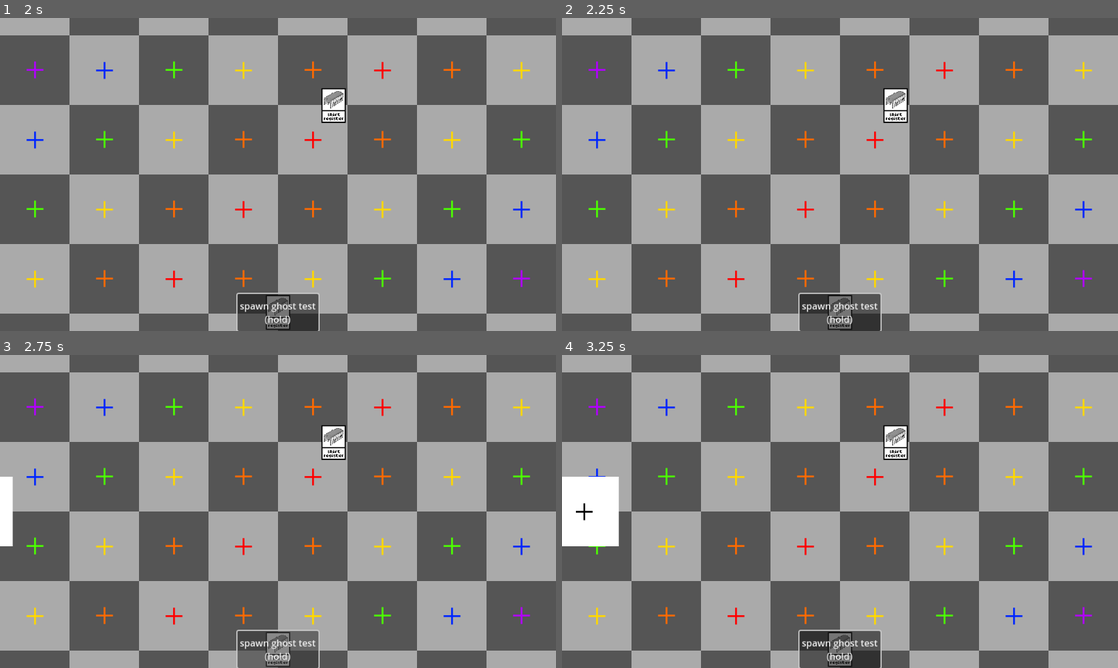
Above: before the commit, frames 1-4 (two rows, left to right).
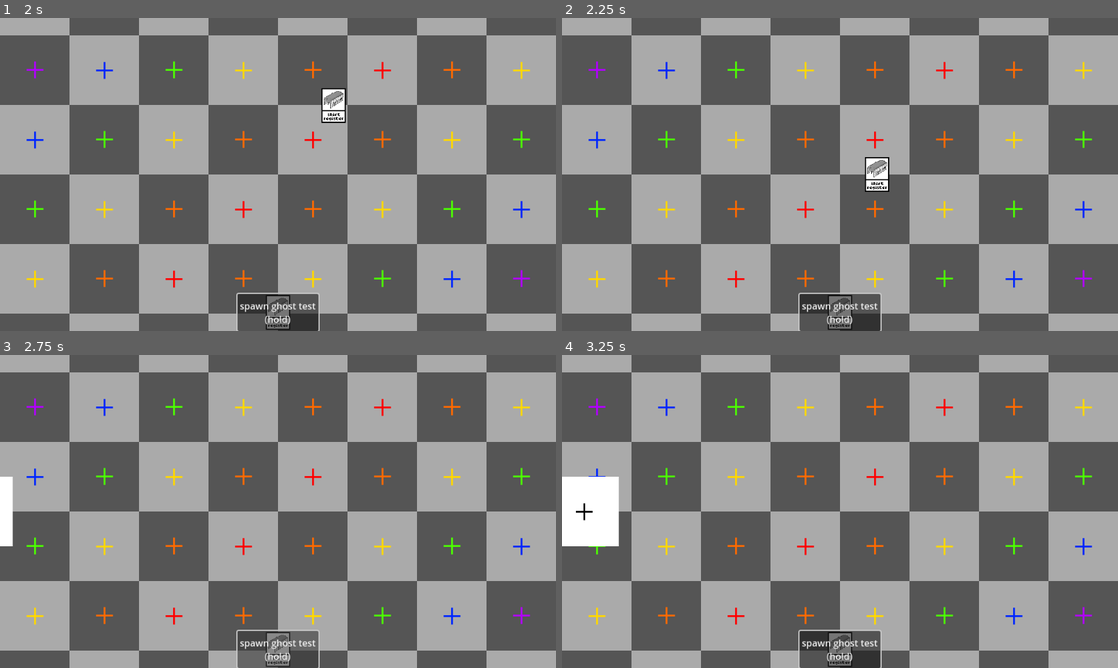
Above: after the commit, the same moments.

Repository: NobleMetalLabs/the-genesis-gambit
Game: Godot game, scene res://scn/tests/test.tscn
The game is run twice, just before and just after one commit, with the same random seed, the same clock (stepped at 60 frames per second) and the same inputs.
Inputs (mouse positions are in pixels of both pictures, inside the frame that each line leads up to):
- Up to frame 1 (2 s): click "spawn ghost test (hold)" at 0.5 s; drag from (278, 312) to (333, 105) at 1.27 s
- Up to frame 2 (2.25 s): drag from (895, 105) to (840, 312) at 2.02 s
- Up to frame 3 (2.75 s): no input
- Up to frame 4 (3.25 s): move the mouse to (895, 442) at 2.77 s; hold Shift from 2.78 s (still down); click (895, 442) at 2.92 s; tap F (ui_inspect, bound only after the commit) at 3.05 s

Frame 1 is identical in both runs. In frame 2, 0.9% of the frame differs, in the area x 54-63%, y 22-56%; in frame 3, 0.5%; in frame 4, 0.5%.

Commit message:
Create card inspection panel UI

Diff:
--- a/ast/cards/ShiftRegister.gd
+++ b/ast/cards/ShiftRegister.gd
@@ -1,9 +1,10 @@
 extends CardLogic
 
 func _init() -> void:
-	super({
+	description = "When played, shift the board in a random direction."
+	event_handlers = {
 		"on_placement" : print_funny_to_console
-	})
+	}
 
-func print_funny_to_console(data : Dictionary) -> void:
+func print_funny_to_console(_data : Dictionary) -> void:
 	print("Funny")
--- a/ast/cards/ShiftRegister.tres
+++ b/ast/cards/ShiftRegister.tres
@@ -8,8 +8,8 @@
 script = ExtResource("1_o3x3c")
 id = 0
 name = "Shift Register"
-description = ""
 image = ExtResource("1_v7l0a")
+type = "Thingie"
 rarity = "Common"
 cost = 0
 hp = 0
--- /dev/null
+++ b/ast/ui/BodyLabelSettings.tres
@@ -0,0 +1,7 @@
+[gd_resource type="LabelSettings" load_steps=2 format=3 uid="uid://weqtjt6ioq07"]
+
+[ext_resource type="FontFile" uid="uid://d2oaifr2k5au7" path="res://ast/image/ui/fonts/counting_apples.ttf" id="1_2krov"]
+
+[resource]
+font = ExtResource("1_2krov")
+outline_color = Color(0, 0, 0, 0)
--- /dev/null
+++ b/ast/ui/TitleLabelSettings.tres
@@ -0,0 +1,7 @@
+[gd_resource type="LabelSettings" load_steps=2 format=3 uid="uid://cw57svhh0ogg2"]
+
+[ext_resource type="FontFile" uid="uid://d2oaifr2k5au7" path="res://ast/image/ui/fonts/counting_apples.ttf" id="1_5rhte"]
+
+[resource]
+font = ExtResource("1_5rhte")
+font_size = 24
--- a/lib/CardLogic.gd
+++ b/lib/CardLogic.gd
@@ -2,11 +2,9 @@
 class_name CardLogic
 extends Object
 
-var card_instance : CardInstance
+var owner : CardInstance
+var description : String
 var event_handlers : Dictionary #[StringName (event), Callable]
-
-func _init(_event_handlers : Dictionary) -> void:
-	event_handlers = _event_handlers
 
 func process_event(event_name : String, data : Dictionary) -> void:
 	if event_handlers.has(event_name):
--- a/lib/CardMetadata.gd
+++ b/lib/CardMetadata.gd
@@ -5,8 +5,10 @@
 @export_group("Characteristics")
 @export var id : int
 @export var name : String
-@export var description : String
+var description : String :
+	get: return logic_script.new().description
 @export var image : Texture
+@export var type : String
 @export_enum("Common", "Rare", "Mythic", "Epic") var rarity: String = "Common"
 @export_group("Stats")
 @export var cost : int
--- a/project.godot
+++ b/project.godot
@@ -36,6 +36,14 @@
 
 enabled=PackedStringArray("res://addons/gut/plugin.cfg")
 
+[input]
+
+ui_inspect={
+"deadzone": 0.5,
+"events": [Object(InputEventKey,"resource_local_to_scene":false,"resource_name":"","device":-1,"window_id":0,"alt_pressed":false,"shift_pressed":false,"ctrl_pressed":false,"meta_pressed":false,"pressed":false,"keycode":0,"physical_keycode":70,"key_label":0,"unicode":102,"echo":false,"script":null)
+]
+}
+
 [rendering]
 
 textures/canvas_textures/default_texture_filter=0
--- a/scn/ClientUI.tscn
+++ /dev/null
@@ -1,29 +0,0 @@
-[gd_scene load_steps=2 format=3 uid="uid://b4fmewjxtuggy"]
-
-[ext_resource type="Script" path="res://src/ClientUI.gd" id="1_68p1r"]
-
-[node name="CLIENT-UI" type="Control"]
-layout_mode = 3
-anchors_preset = 15
-anchor_right = 1.0
-anchor_bottom = 1.0
-grow_horizontal = 2
-grow_vertical = 2
-script = ExtResource("1_68p1r")
-
-[node name="Button" type="Button" parent="."]
-layout_mode = 1
-anchors_preset = 7
-anchor_left = 0.5
-anchor_top = 1.0
-anchor_right = 0.5
-anchor_bottom = 1.0
-offset_left = -70.0
-offset_top = -64.0
-offset_right = 70.0
-grow_horizontal = 2
-grow_vertical = 0
-text = "spawn ghost test
-(hold)"
-
-[connection signal="button_down" from="Button" to="." method="_on_button_button_down"]
--- a/scn/Gamefield.tscn
+++ /dev/null
@@ -1,12 +0,0 @@
-[gd_scene load_steps=3 format=3 uid="uid://ct78rnvd5iwus"]
-
-[ext_resource type="Script" path="res://src/GamefieldManager.gd" id="1_7wimk"]
-[ext_resource type="Script" path="res://src/Gamefield.gd" id="1_bhmi3"]
-
-[node name="GAMEFIELD" type="Node2D"]
-script = ExtResource("1_bhmi3")
-
-[node name="GamefieldManager" type="Node" parent="."]
-script = ExtResource("1_7wimk")
-
-[node name="Cards" type="Node2D" parent="."]
--- a/scn/objects/CardInstance.tscn
+++ b/scn/game/CardInstance.tscn
@@ -1,16 +1,16 @@
 [gd_scene load_steps=4 format=3 uid="uid://jig42kmvjtxn"]
 
-[ext_resource type="Script" path="res://src/CardInstance.gd" id="1_ruygh"]
-[ext_resource type="Texture2D" uid="uid://mxqovcc74tr" path="res://ast/image/cards/fgs/test-chip.png" id="2_kfxfg"]
+[ext_resource type="Script" path="res://src/game/CardInstance.gd" id="1_kt53x"]
+[ext_resource type="Texture2D" uid="uid://mxqovcc74tr" path="res://ast/image/cards/fgs/test-chip.png" id="2_vjots"]
 
 [sub_resource type="RectangleShape2D" id="RectangleShape2D_6151v"]
 size = Vector2(42, 60)
 
 [node name="CardInstance" type="Node2D"]
-script = ExtResource("1_ruygh")
+script = ExtResource("1_kt53x")
 
 [node name="Sprite2D" type="Sprite2D" parent="."]
-texture = ExtResource("2_kfxfg")
+texture = ExtResource("2_vjots")
 
 [node name="Area2D" type="Area2D" parent="."]
 
--- /dev/null
+++ b/scn/game/Gamefield.tscn
@@ -0,0 +1,10 @@
+[gd_scene load_steps=3 format=3 uid="uid://ct78rnvd5iwus"]
+
+[ext_resource type="Script" path="res://src/game/Gamefield.gd" id="1_fgrj6"]
+[ext_resource type="PackedScene" uid="uid://jig42kmvjtxn" path="res://scn/game/CardInstance.tscn" id="3_x6i0v"]
+
+[node name="GAMEFIELD" type="Node2D"]
+script = ExtResource("1_fgrj6")
+card_instance_scene = ExtResource("3_x6i0v")
+
+[node name="Cards" type="Node2D" parent="."]
--- a/scn/tests/test.tscn
+++ b/scn/tests/test.tscn
@@ -3,8 +3,8 @@
 [ext_resource type="Texture2D" uid="uid://cf7gm8mm2duvp" path="res://ast/image/ui/tex.png" id="1_fcxgx"]
 [ext_resource type="Texture2D" uid="uid://d3jr225lwia3f" path="res://scn/tests/thing.png" id="2_bisxq"]
 [ext_resource type="Script" path="res://scn/tests/Thing.gd" id="3_d6e12"]
-[ext_resource type="PackedScene" uid="uid://ct78rnvd5iwus" path="res://scn/Gamefield.tscn" id="4_2sf5u"]
-[ext_resource type="PackedScene" uid="uid://b4fmewjxtuggy" path="res://scn/ClientUI.tscn" id="5_vofwa"]
+[ext_resource type="PackedScene" uid="uid://ct78rnvd5iwus" path="res://scn/game/Gamefield.tscn" id="4_2sf5u"]
+[ext_resource type="PackedScene" uid="uid://b4fmewjxtuggy" path="res://scn/ui/ClientUI.tscn" id="5_vofwa"]
 
 [node name="TEST" type="Node"]
 
@@ -20,5 +20,7 @@
 [node name="GAMEFIELD" parent="." instance=ExtResource("4_2sf5u")]
 unique_name_in_owner = true
 
-[node name="CLIENT-UI" parent="." instance=ExtResource("5_vofwa")]
+[node name="CLIENT-UI" parent="." node_paths=PackedStringArray("gamefield") instance=ExtResource("5_vofwa")]
 unique_name_in_owner = true
+mouse_filter = 1
+gamefield = NodePath("../GAMEFIELD")
--- /dev/null
+++ b/scn/ui/ClientUI.tscn
@@ -0,0 +1,61 @@
+[gd_scene load_steps=5 format=3 uid="uid://b4fmewjxtuggy"]
+
+[ext_resource type="Script" path="res://src/ui/ClientUI.gd" id="1_68p1r"]
+[ext_resource type="PackedScene" uid="uid://db8am01hwwg1q" path="res://scn/ui/UIFullCard.tscn" id="2_5wpux"]
+[ext_resource type="PackedScene" uid="uid://es3xnd1snslt" path="res://scn/ui/TempCard.tscn" id="2_fpva6"]
+[ext_resource type="Script" path="res://src/ui/CardInfoPanel.gd" id="3_73koh"]
+
+[node name="CLIENT-UI" type="Control"]
+layout_mode = 3
+anchors_preset = 15
+anchor_right = 1.0
+anchor_bottom = 1.0
+grow_horizontal = 2
+grow_vertical = 2
+script = ExtResource("1_68p1r")
+temp_card_scn = ExtResource("2_fpva6")
+
+[node name="Button" type="Button" parent="."]
+layout_mode = 1
+anchors_preset = 7
+anchor_left = 0.5
+anchor_top = 1.0
+anchor_right = 0.5
+anchor_bottom = 1.0
+offset_left = -70.0
+offset_top = -64.0
+offset_right = 70.0
+grow_horizontal = 2
+grow_vertical = 0
+text = "spawn ghost test
+(hold)"
+
+[node name="CARD-INFO-PANEL" type="Panel" parent="."]
+unique_name_in_owner = true
+layout_mode = 1
+anchors_preset = 11
+anchor_left = 1.0
+anchor_right = 1.0
+anchor_bottom = 1.0
+offset_right = 301.0
+grow_horizontal = 0
+grow_vertical = 2
+script = ExtResource("3_73koh")
+
+[node name="MarginContainer" type="MarginContainer" parent="CARD-INFO-PANEL"]
+layout_mode = 1
+anchors_preset = 15
+anchor_right = 1.0
+anchor_bottom = 1.0
+grow_horizontal = 2
+grow_vertical = 2
+theme_override_constants/margin_left = 15
+theme_override_constants/margin_top = 15
+theme_override_constants/margin_right = 15
+theme_override_constants/margin_bottom = 15
+
+[node name="CARD-DISPLAY" parent="CARD-INFO-PANEL/MarginContainer" instance=ExtResource("2_5wpux")]
+unique_name_in_owner = true
+layout_mode = 2
+
+[connection signal="button_down" from="Button" to="." method="_on_button_button_down"]
--- a/scn/objects/TempCard.tscn
+++ b/scn/ui/TempCard.tscn
@@ -1,6 +1,6 @@
 [gd_scene load_steps=3 format=3 uid="uid://es3xnd1snslt"]
 
-[ext_resource type="Script" path="res://src/TempCard.gd" id="1_gehdp"]
+[ext_resource type="Script" path="res://src/ui/TempCard.gd" id="1_gehdp"]
 [ext_resource type="Texture2D" uid="uid://cxn7v35vbhtvc" path="res://ast/image/cards/bgs/test-card.png" id="2_r6frc"]
 
 [node name="TempCard" type="Node2D"]
--- /dev/null
+++ b/scn/ui/UIFullCard.tscn
@@ -0,0 +1,118 @@
+[gd_scene load_steps=5 format=3 uid="uid://db8am01hwwg1q"]
+
+[ext_resource type="LabelSettings" uid="uid://weqtjt6ioq07" path="res://ast/ui/BodyLabelSettings.tres" id="1_7ipja"]
+[ext_resource type="LabelSettings" uid="uid://cw57svhh0ogg2" path="res://ast/ui/TitleLabelSettings.tres" id="1_7rt17"]
+[ext_resource type="Script" path="res://src/ui/CardDisplay.gd" id="1_l4oiy"]
+
+[sub_resource type="StyleBoxEmpty" id="StyleBoxEmpty_jjl1y"]
+
+[node name="CardDisplay" type="AspectRatioContainer"]
+anchors_preset = 15
+anchor_right = 1.0
+anchor_bottom = 1.0
+grow_horizontal = 2
+grow_vertical = 2
+ratio = 0.7
+script = ExtResource("1_l4oiy")
+
+[node name="PanelContainer" type="PanelContainer" parent="."]
+layout_mode = 2
+
+[node name="VBoxContainer" type="VBoxContainer" parent="PanelContainer"]
+layout_mode = 2
+
+[node name="__" type="Control" parent="PanelContainer/VBoxContainer"]
+layout_mode = 2
+size_flags_vertical = 3
+size_flags_stretch_ratio = 0.05
+
+[node name="HBoxContainer" type="HBoxContainer" parent="PanelContainer/VBoxContainer"]
+layout_mode = 2
+size_flags_vertical = 3
+size_flags_stretch_ratio = 3.0
+
+[node name="__" type="Control" parent="PanelContainer/VBoxContainer/HBoxContainer"]
+layout_mode = 2
+size_flags_horizontal = 3
+size_flags_stretch_ratio = 0.05
+
+[node name="PanelsHolder" type="VBoxContainer" parent="PanelContainer/VBoxContainer/HBoxContainer"]
+layout_mode = 2
+size_flags_horizontal = 3
+size_flags_stretch_ratio = 2.0
+
+[node name="TitlePanel" type="PanelContainer" parent="PanelContainer/VBoxContainer/HBoxContainer/PanelsHolder"]
+layout_mode = 2
+size_flags_vertical = 3
+
+[node name="MarginContainer" type="MarginContainer" parent="PanelContainer/VBoxContainer/HBoxContainer/PanelsHolder/TitlePanel"]
+layout_mode = 2
+theme_override_constants/margin_left = 10
+theme_override_constants/margin_top = 10
+theme_override_constants/margin_right = 10
+theme_override_constants/margin_bottom = 10
+
+[node name="TITLE-LABEL" type="Label" parent="PanelContainer/VBoxContainer/HBoxContainer/PanelsHolder/TitlePanel/MarginContainer"]
+unique_name_in_owner = true
+layout_mode = 2
+size_flags_vertical = 1
+text = "Black Lotus"
+label_settings = ExtResource("1_7rt17")
+vertical_alignment = 1
+
+[node name="ImagePanel" type="PanelContainer" parent="PanelContainer/VBoxContainer/HBoxContainer/PanelsHolder"]
+layout_mode = 2
+size_flags_vertical = 3
+size_flags_stretch_ratio = 4.5
+theme_override_styles/panel = SubResource("StyleBoxEmpty_jjl1y")
+
+[node name="IMAGE" type="TextureRect" parent="PanelContainer/VBoxContainer/HBoxContainer/PanelsHolder/ImagePanel"]
+unique_name_in_owner = true
+layout_mode = 2
+size_flags_vertical = 3
+
+[node name="TypePanel" type="PanelContainer" parent="PanelContainer/VBoxContainer/HBoxContainer/PanelsHolder"]
+layout_mode = 2
+size_flags_vertical = 3
+
+[node name="MarginContainer" type="MarginContainer" parent="PanelContainer/VBoxContainer/HBoxContainer/PanelsHolder/TypePanel"]
+layout_mode = 2
+theme_override_constants/margin_left = 10
+theme_override_constants/margin_right = 10
+
+[node name="TYPE-LABEL" type="Label" parent="PanelContainer/VBoxContainer/HBoxContainer/PanelsHolder/TypePanel/MarginContainer"]
+unique_name_in_owner = true
+layout_mode = 2
+text = "Artifact"
+label_settings = ExtResource("1_7ipja")
+vertical_alignment = 1
+
+[node name="DescriptionPanel" type="PanelContainer" parent="PanelContainer/VBoxContainer/HBoxContainer/PanelsHolder"]
+layout_mode = 2
+size_flags_vertical = 3
+size_flags_stretch_ratio = 3.0
+
+[node name="MarginContainer" type="MarginContainer" parent="PanelContainer/VBoxContainer/HBoxContainer/PanelsHolder/DescriptionPanel"]
+layout_mode = 2
+theme_override_constants/margin_left = 10
+theme_override_constants/margin_right = 10
+
+[node name="DESC-LABEL" type="Label" parent="PanelContainer/VBoxContainer/HBoxContainer/PanelsHolder/DescriptionPanel/MarginContainer"]
+unique_name_in_owner = true
+custom_minimum_size = Vector2(1, 0)
+layout_mode = 2
+size_flags_vertical = 1
+text = "Tap, Sacrifice Black Lotus: Add three mana of any one color to your mana pool."
+label_settings = ExtResource("1_7ipja")
+vertical_alignment = 1
+autowrap_mode = 3
+
+[node name="___" type="Control" parent="PanelContainer/VBoxContainer/HBoxContainer"]
+layout_mode = 2
+size_flags_horizontal = 3
+size_flags_stretch_ratio = 0.05
+
+[node name="___" type="Control" parent="PanelContainer/VBoxContainer"]
+layout_mode = 2
+size_flags_vertical = 3
+size_flags_stretch_ratio = 0.05
--- a/src/ClientUI.gd
+++ /dev/null
@@ -1,12 +0,0 @@
-class_name ClientUI
-extends Control
-
-@onready var temp_card_scn : PackedScene = preload("res://scn/objects/TempCard.tscn")
-
-# debug
-var shift_reg_meta : CardMetadata = preload("res://ast/cards/ShiftRegister.tres")
-
-func _on_button_button_down() -> void:
-	var new_temp_card : TempCard = temp_card_scn.instantiate()
-	new_temp_card.metadata = shift_reg_meta
-	self.add_child(new_temp_card, true)
--- a/src/Gamefield.gd
+++ /dev/null
@@ -1,7 +0,0 @@
-class_name Gamefield
-extends Node2D
-
-signal event(name : StringName, data : Dictionary)
-
-@onready var manager : GamefieldManager = get_node("GamefieldManager")
-@onready var cards_parent : Node2D = get_node("Cards")
--- a/src/GamefieldManager.gd
+++ /dev/null
@@ -1,30 +0,0 @@
-class_name GamefieldManager
-extends Node
-
-@onready var gamefield : Gamefield = get_parent()
-@onready var card_scn : PackedScene = preload("res://scn/objects/CardInstance.tscn")
-
-func export_gamefield_state() -> GamefieldState:
-	return null
-
-func load_gamefield_state(_state: GamefieldState) -> void:
-	pass
-
-func get_own_player() -> Player:
-	#for player in gamefield.players:
-	#	if player.something == this_client:
-	#	return player
-	return null
-
-func place_card(player : Player, metadata : CardMetadata, position : Vector2) -> void:
-	var new_card : CardInstance = card_scn.instantiate()
-	new_card.metadata = metadata
-	new_card.position = position
-	new_card.player_owner = player
-	new_card.gamefield = gamefield
-	gamefield.event.connect(func(event_name : StringName, data : Dictionary) -> void:
-		new_card.logic.process_event(event_name, data)
-	)
-	gamefield.cards_parent.add_child(new_card, true)
-	var ap : AudioStreamPlayer2D = AudioDispatcher.dispatch_positional_audio(new_card, "res://ast/sound/cardplace.tres")
-	ap.panning_strength = 0.25
--- a/src/CardInstance.gd
+++ b/src/game/CardInstance.gd
@@ -22,7 +22,7 @@
 	)
 	sprite.texture = metadata.image
 	logic = metadata.logic_script.new()
-	logic.card_instance = self
+	logic.owner = self
 
 	gamefield.event.emit("card_placement", {"card_instance": self})
 
@@ -35,8 +35,6 @@
 func start_drag() -> void:
 	dragging = true
 	dragging_offset = self.position - get_parent().get_local_mouse_position()
-	print("drag")
 
 func end_drag() -> void:
 	dragging = false
-	print("end drag")
--- /dev/null
+++ b/src/game/Gamefield.gd
@@ -0,0 +1,44 @@
+class_name Gamefield
+extends Node
+
+signal event(name : StringName, data : Dictionary)
+
+@export var card_instance_scene : PackedScene
+@onready var cards_holder : Node2D = get_node("Cards")
+
+func export_gamefield_state() -> GamefieldState:
+	return null
+
+func load_gamefield_state(_state: GamefieldState) -> void:
+	pass
+
+func get_own_player() -> Player:
+	#for player in gamefield.players:
+	#	if player.something == this_client:
+	#	return player
+	return null
+
+var _hovered_card : CardInstance = null
+func get_hovered_card() -> CardInstance:
+	return _hovered_card
+
+func place_card(player : Player, metadata : CardMetadata, position : Vector2) -> void:
+	var new_card : CardInstance = card_instance_scene.instantiate()
+	new_card.metadata = metadata
+	new_card.position = position
+	new_card.player_owner = player
+	new_card.gamefield = self
+	self.event.connect(func(event_name : StringName, data : Dictionary) -> void:
+		new_card.logic.process_event(event_name, data)
+	)
+	new_card.get_node("Area2D").mouse_entered.connect(
+		func() -> void:
+			_hovered_card = new_card
+	)
+	new_card.get_node("Area2D").mouse_exited.connect(
+		func() -> void:
+			_hovered_card = null
+	)
+	cards_holder.add_child(new_card, true)
+	var ap : AudioStreamPlayer2D = AudioDispatcher.dispatch_positional_audio(new_card, "res://ast/sound/cardplace.tres")
+	ap.panning_strength = 0.25
--- /dev/null
+++ b/src/ui/CardDisplay.gd
@@ -0,0 +1,13 @@
+class_name CardDisplay
+extends Control
+
+@onready var title_label : Label = $"%TITLE-LABEL"
+@onready var image_trect : TextureRect = $"%IMAGE"
+@onready var type_label : Label = $"%TYPE-LABEL"
+@onready var description_label : Label = $"%DESC-LABEL"
+
+func set_metadata(metadata : CardMetadata) -> void:
+	title_label.text = metadata.name
+	image_trect.texture = metadata.image
+	type_label.text = metadata.type
+	description_label.text = metadata.description
--- /dev/null
+++ b/src/ui/CardInfoPanel.gd
@@ -0,0 +1,21 @@
+class_name CardInfoPanel
+extends Panel
+
+@onready var card_display : CardDisplay = $"%CARD-DISPLAY"
+
+func set_card_metadata(metadata : CardMetadata) -> void:
+	card_display.set_metadata(metadata)
+
+var displayed : bool = false
+
+func display() -> void:
+	if displayed: return
+	var tween : Tween = get_tree().create_tween().set_ease(Tween.EASE_OUT).set_trans(Tween.TRANS_QUAD)
+	tween.tween_property(self, "position:x", 659, 1)
+	tween.tween_callback(func() -> void: self.displayed = true)
+
+func undisplay() -> void:
+	if not displayed: return
+	var tween : Tween = get_tree().create_tween().set_ease(Tween.EASE_OUT).set_trans(Tween.TRANS_QUAD)
+	tween.tween_property(self, "position:x", 960, 1)
+	tween.tween_callback(func() -> void: self.displayed = false)
--- /dev/null
+++ b/src/ui/ClientUI.gd
@@ -0,0 +1,26 @@
+class_name ClientUI
+extends Control
+
+@export var temp_card_scn : PackedScene
+@onready var card_info_panel : CardInfoPanel = $"%CARD-INFO-PANEL"
+
+@export var gamefield : Gamefield
+
+# debug
+var shift_reg_meta : CardMetadata = preload("res://ast/cards/ShiftRegister.tres")
+
+func _on_button_button_down() -> void:
+	var new_temp_card : TempCard = temp_card_scn.instantiate()
+	new_temp_card.metadata = shift_reg_meta
+	new_temp_card.ui = self
+	self.add_child(new_temp_card, true)
+
+func _input(event : InputEvent) -> void:
+	if not event is InputEventKey: return
+	if Input.is_action_just_pressed("ui_inspect"):
+		var hovered_card : CardInstance = gamefield.get_hovered_card()
+		if hovered_card != null:
+			card_info_panel.set_card_metadata(hovered_card.metadata)
+			card_info_panel.display()
+		else:
+			card_info_panel.undisplay()
--- a/src/TempCard.gd
+++ b/src/ui/TempCard.gd
@@ -2,17 +2,19 @@
 extends Node2D
 
 var metadata : CardMetadata
-var gamefield_manager : GamefieldManager
+var ui : ClientUI
+
+var gamefield : Gamefield
 @onready var sprite : Sprite2D = $Sprite2D
 
 func _ready() -> void:
-	gamefield_manager = get_parent().get_node("%GAMEFIELD").manager
+	gamefield = ui.gamefield
 	sprite.texture = metadata.image
 
 func _input(event : InputEvent) -> void:
 	if not event is InputEventMouseButton: return
 	if event.button_index == MOUSE_BUTTON_LEFT and !event.pressed:
-		gamefield_manager.place_card(gamefield_manager.get_own_player(), metadata, global_position)
+		gamefield.place_card(gamefield.get_own_player(), metadata, global_position)
 		self.queue_free()
 
 func _process(_delta : float) -> void:
--- /dev/null
+++ b/tst/unit/test_Gamefield.gd
@@ -0,0 +1,51 @@
+extends GutTest
+
+class TestGamefieldStateHandling:
+	extends GutTest
+
+	var gamefield_scn_res : PackedScene = preload("res://scn/game/Gamefield.tscn")
+	var gamefield : Gamefield = null
+	func before_each() -> void:
+		gamefield = gamefield_scn_res.instantiate()
+		self.add_child(gamefield)
+
+	func after_each() -> void:
+		gamefield.free()
+
+	# func test_export_empty() -> void:
+	# 	pass
+
+class TestGamefieldCardManipulation:
+	extends GutTest
+
+	var gamefield_scn_res : PackedScene = preload("res://scn/game/Gamefield.tscn")
+	var gamefield : Gamefield = null
+	func before_each() -> void:
+		gamefield = gamefield_scn_res.instantiate()
+		self.add_child(gamefield)
+
+	func after_each() -> void:
+		gamefield.free()
+
+	func test_place_card() -> void:
+		var test_metadata : CardMetadata = CardMetadata.new()
+		test_metadata.name = "TestCard"
+		test_metadata.id = 1
+
+		gamefield.place_card(null, test_metadata, Vector2(0, 0))
+		assert_eq(gamefield.cards_holder.get_child_count(), 1)
+		var got_meta : CardMetadata = gamefield.cards_holder.get_child(0).metadata
+		assert_eq(got_meta.name, test_metadata.name)
+		assert_eq(got_meta.id, test_metadata.id)
+
+class TestGamefieldEventProcessing:
+	extends GutTest
+
+	# func test_process_event_single() -> void:
+	# 	pass
+
+	# func test_process_event_multiple() -> void:
+	# 	pass
+
+	# func test_process_event_frozen() -> void:
+	# 	pass
--- a/tst/unit/test_GamefieldManager.gd
+++ /dev/null
@@ -1,57 +0,0 @@
-extends GutTest
-
-class TestGamefieldStateHandling:
-	extends GutTest
-
-	var gamefield_scn_res : PackedScene = preload("res://scn/Gamefield.tscn")
-	var gamefield_manager : GamefieldManager = null
-
-	func before_each() -> void:
-		var gamefield : Node2D = gamefield_scn_res.instantiate()
-		gamefield_manager = gamefield.get_node("GamefieldManager")
-		self.add_child(gamefield)
-
-	func after_each() -> void:
-		gamefield_manager.get_parent().free()
-
-	# func test_export_empty() -> void:
-	# 	pass
-
-class TestGamefieldCardManipulation:
-	extends GutTest
-
-	var gamefield_scn_res : PackedScene = preload("res://scn/Gamefield.tscn")
-	var gamefield_manager : GamefieldManager = null
-	var cards_holder : Node2D = null
-
-	func before_each() -> void:
-		var gamefield : Node2D = gamefield_scn_res.instantiate()
-		gamefield_manager = gamefield.get_node("GamefieldManager")
-		cards_holder = gamefield.get_node("Cards")
-		self.add_child(gamefield)
-
-	func after_each() -> void:
-		gamefield_manager.get_parent().free()
-
-	func test_place_card() -> void:
-		var test_metadata : CardMetadata = CardMetadata.new()
-		test_metadata.name = "TestCard"
-		test_metadata.id = 1
-
-		gamefield_manager.place_card(null, test_metadata, Vector2(0, 0))
-		assert_eq(cards_holder.get_child_count(), 1)
-		var got_meta : CardMetadata = cards_holder.get_child(0).metadata
-		assert_eq(got_meta.name, test_metadata.name)
-		assert_eq(got_meta.id, test_metadata.id)
-
-class TestGamefieldEventProcessing:
-	extends GutTest
-
-	# func test_process_event_single() -> void:
-	# 	pass
-
-	# func test_process_event_multiple() -> void:
-	# 	pass
-
-	# func test_process_event_frozen() -> void:
-	# 	pass
Binary file added: ast/image/ui/fonts/counting_apples.ttf
Not shown, added: ast/image/ui/fonts/counting_apples.ttf.import
Not shown, added: scn/game/GamC89D.tmp
Not shown, added: scn/ui/CliAC76.tmp
Not shown, added: scn/ui/CliBBD0.tmp
Not shown, added: scn/ui/CliE1EE.tmp
